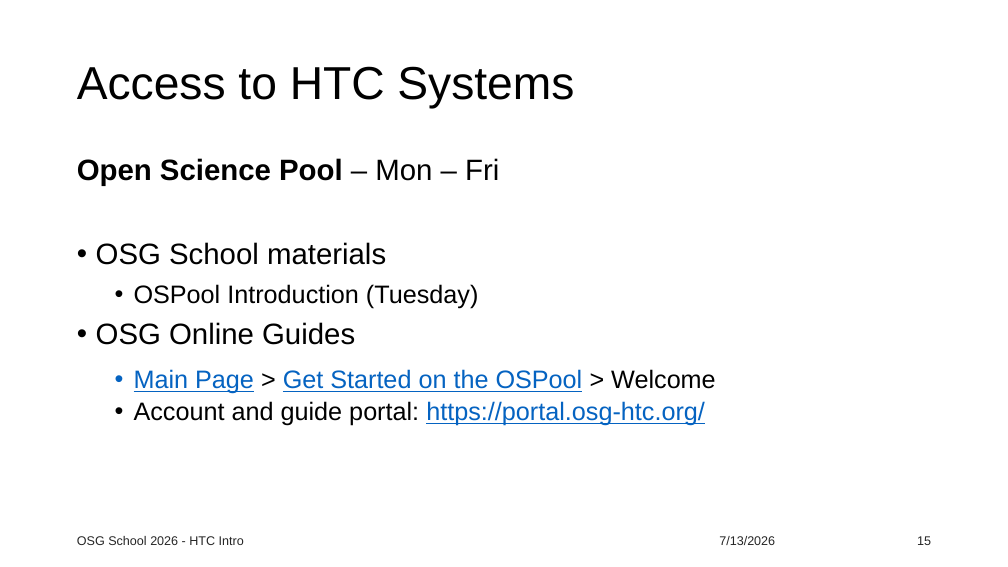
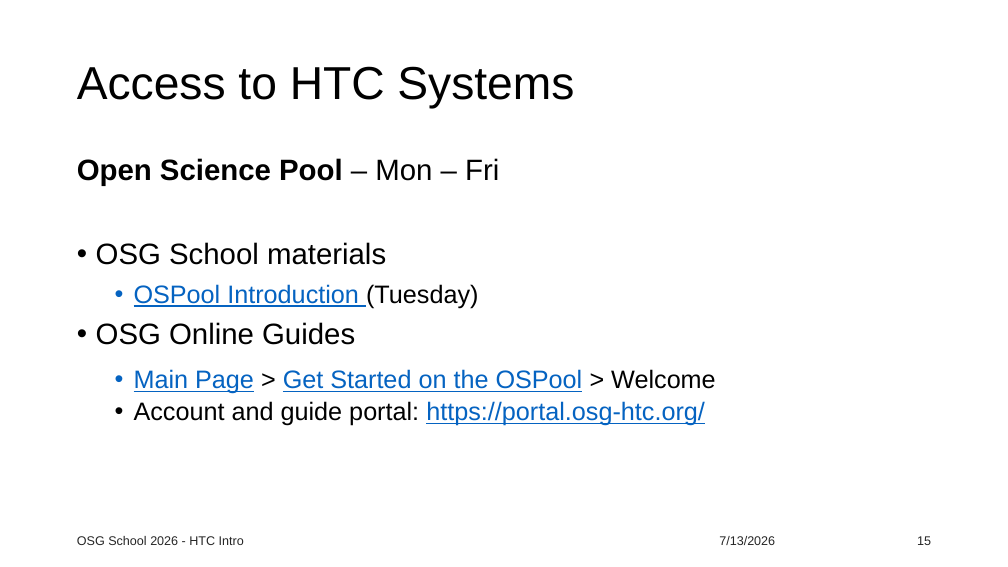
Before and after one commit to osg-htc/school-2026, a slide deck: slide 15 of docs/materials/welcome/files/osgs26-htc-intro.pptx. Drawn at 1008x567 pixels with LibreOffice and Linux fonts; fonts in the diff are those of the drawing; background and template pictures are left out. Boxes give left, top, right and bottom in pixels: in the first picture for what was removed or moved away, otherwise in the second. Text is boxed around its words. In the diff, an @@ line names an element or a change of style, - is before the commit and + after.

Commit message:
pdf copies of intro slides

```diff
--- a/docs/materials/welcome/files/osgs26-htc-intro.pptx
+++ b/docs/materials/welcome/files/osgs26-htc-intro.pptx
@@ text at (134,284,479,308): text colour #000000 to #0563C1, underline on in "OSPool Introduction" @@
```
Also in this commit, not shown: 2 other slides changed, 3 other files.
